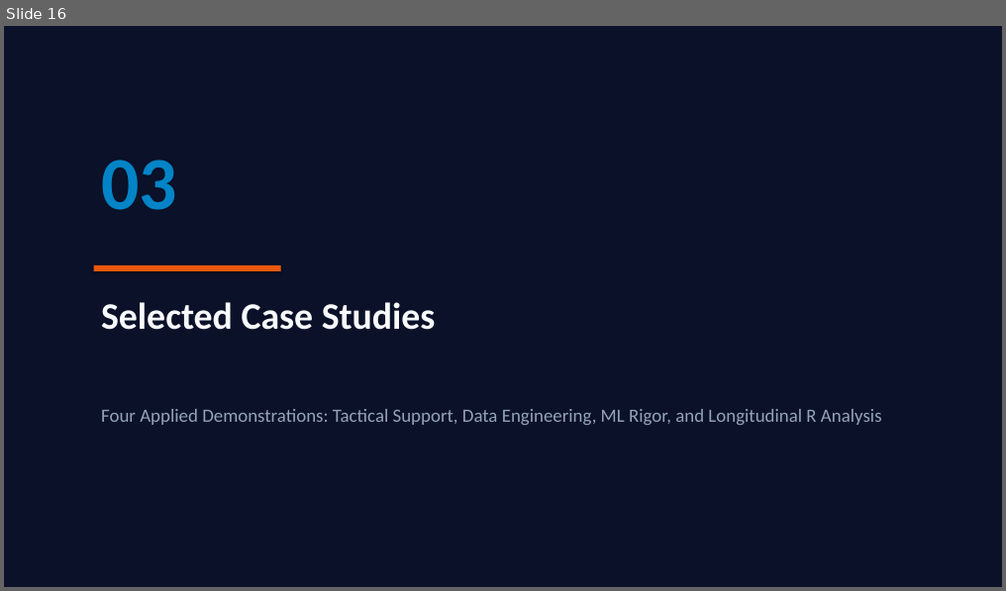
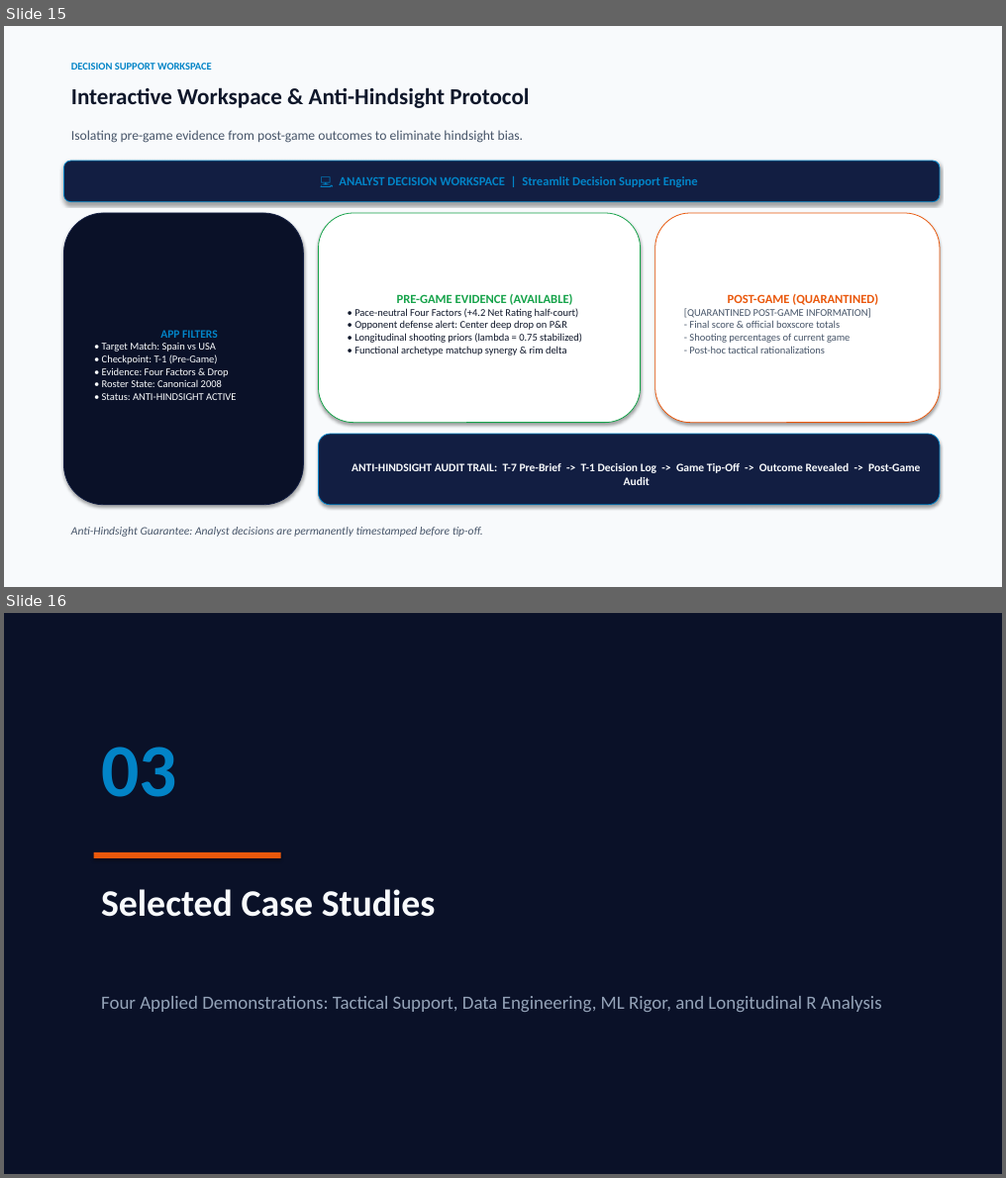
Before and after one commit to miguelo0203/basketball-analytics, a slide deck: presentation/International_Basketball_Analytics_Presentation.pptx. Shown one above the other, each under a label of ours: slide 16 before the commit, slides 15 and 16 after it. The pictures are 1006x591 and 1006x1178 pixels, drawn with LibreOffice and Linux fonts; fonts in the diff are those of the drawing. Boxes give left, top, right and bottom in pixels: in the first picture for what was removed or moved away, otherwise in the second. Text is boxed around its words. In the diff, an @@ line names an element or a change of style, - is before the commit and + after.

Commit message:
docs: finalize public portfolio and presentation package

```diff
--- a/presentation/International_Basketball_Analytics_Presentation.pptx
+++ b/presentation/International_Basketball_Analytics_Presentation.pptx
@@ slide 15 added at [4, 26, 1002, 587], background #FFFFFF @@
@@ rectangle added at [4, 26, 1002, 587], fill #F8FAFC @@
@@ text added at [71, 63, 212, 70], 10 pt, text #0284C7, bold @@
+DECISION SUPPORT WORKSPACE
@@ text added at [71, 87, 529, 108], 22 pt, text #0F172A, bold @@
+Interactive Workspace & Anti-Hindsight Protocol
@@ text added at [71, 130, 524, 143], 13 pt, text #475569 @@
+Isolating pre-game evidence from post-game outcomes to eliminate hindsight bias.
@@ rounded rectangle added at [63, 161, 940, 202], fill #121E42, outline #0284C7 0.75 pt, 12 pt, text #0284C7, bold @@
+💻 ANALYST DECISION WORKSPACE | Streamlit Decision Support Engine
@@ rounded rectangle added at [63, 213, 303, 505], fill #0A1128, outline #121E42 0.75 pt, 10 pt, text #F8FAFC @@
+APP FILTERS
+• Target Match: Spain vs USA
+• Checkpoint: T-1 (Pre-Game)
+• Evidence: Four Factors & Drop
+• Roster State: Canonical 2008
+• Status: ANTI-HINDSIGHT ACTIVE
@@ rounded rectangle added at [319, 213, 641, 423], fill #FFFFFF, outline #16A34A 0.75 pt, 10 pt, text #0F172A @@
+PRE-GAME EVIDENCE (AVAILABLE)
+• Pace-neutral Four Factors (+4.2 Net Rating half-court)
+• Opponent defense alert: Center deep drop on P&R
+• Longitudinal shooting priors (lambda = 0.75 stabilized)
+• Functional archetype matchup synergy & rim delta
@@ rounded rectangle added at [655, 213, 940, 423], fill #FFFFFF, outline #EA580C 0.75 pt, 10 pt, text #475569 @@
+POST-GAME (QUARANTINED)
+[QUARANTINED POST-GAME INFORMATION]
+- Final score & official boxscore totals
+- Shooting percentages of current game
+- Post-hoc tactical rationalizations
@@ rounded rectangle added at [319, 434, 940, 505], fill #121E42, outline #0284C7 0.75 pt, 11 pt, text #F8FAFC, bold @@
+ANTI-HINDSIGHT AUDIT TRAIL: T-7 Pre-Brief -> T-1 Decision Log -> Game Tip-Off -> Outcome Revealed -> Post-Game Audit
@@ text added at [71, 527, 483, 537], 11 pt, text #475569, italic @@
+Anti-Hindsight Guarantee: Analyst decisions are permanently timestamped before tip-off.
```
Also in this commit, not shown: 6 slides changed, 1 other slide added, 2 slides removed, 15 other files.
